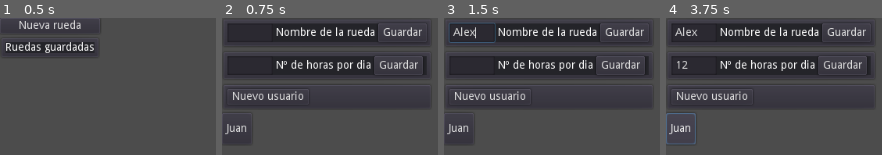
Above: before the commit, frames 1-4 (left to right).
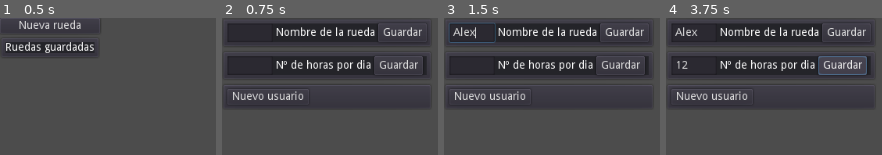
Above: after the commit, the same moments.

Repository: juanantoniogit/Rueda_v1.0
Game: Godot game, scene res://Menu principal/MenuPincipal.tscn
The game is run twice, just before and just after one commit, with the same random seed, the same clock (stepped at 60 frames per second) and the same inputs.
Inputs (mouse positions are in pixels of both pictures, inside the frame that each line leads up to):
- Up to frame 1 (0.5 s): no input
- Up to frame 2 (0.75 s): click "Nueva rueda" at 0.5 s
- Up to frame 3 (1.5 s): click (472, 33) at 1.27 s; type "Alex" at 1.35 s
- Up to frame 4 (3.75 s): click (694, 65) at 1.5 s; type "12" at 1.58 s; click "Guardar" at 2 s; click "Guardar" at 2.75 s; click "Juan" (after the commit: "Guardar") at 3.5 s

Frame 1 is identical in both runs. In frame 2, 0.4% of the frame differs, in the area x 1-13%, y 77-92%; in frame 3, 0.4%; in frame 4, 1.2%, in the area x 0-94%, y 27-92%.
Error after the commit: Invalid operands 'String' and 'int' in operator '/'. (res://Configuracion/Configuracion.gd:26)

Commit message:
Add files via upload

Diff:
--- a/Configuracion/Configuracion.tscn
+++ b/Configuracion/Configuracion.tscn
@@ -2,128 +2,422 @@
 
 [ext_resource path="res://Configuracion/Configuracion.gd" type="Script" id=1]
 
-[node name="Configuracion" type="Control"]
+[node name="Configuracion" type="Control" index="0"]
+
+anchor_left = 0.0
+anchor_top = 0.0
+anchor_right = 0.0
+anchor_bottom = 0.0
 margin_right = 40.0
 margin_bottom = 40.0
+rect_pivot_offset = Vector2( 0, 0 )
+rect_clip_content = false
+mouse_filter = 0
+mouse_default_cursor_shape = 0
+size_flags_horizontal = 1
+size_flags_vertical = 1
 script = ExtResource( 1 )
 
-[node name="VBoxContainer" type="VBoxContainer" parent="."]
+[node name="VBoxContainer" type="VBoxContainer" parent="." index="0"]
+
+anchor_left = 0.0
+anchor_top = 0.0
+anchor_right = 0.0
+anchor_bottom = 0.0
 margin_right = 40.0
 margin_bottom = 40.0
-
-[node name="NombreRueda" type="PanelContainer" parent="VBoxContainer"]
+rect_pivot_offset = Vector2( 0, 0 )
+rect_clip_content = false
+mouse_filter = 1
+mouse_default_cursor_shape = 0
+size_flags_horizontal = 1
+size_flags_vertical = 1
+alignment = 0
+
+[node name="NombreRueda" type="PanelContainer" parent="VBoxContainer" index="0"]
+
+editor/display_folded = true
+anchor_left = 0.0
+anchor_top = 0.0
+anchor_right = 0.0
+anchor_bottom = 0.0
 margin_right = 269.0
 margin_bottom = 38.0
-
-[node name="Panel" type="Panel" parent="VBoxContainer/NombreRueda"]
+rect_pivot_offset = Vector2( 0, 0 )
+rect_clip_content = false
+mouse_filter = 0
+mouse_default_cursor_shape = 0
+size_flags_horizontal = 1
+size_flags_vertical = 1
+
+[node name="Panel" type="Panel" parent="VBoxContainer/NombreRueda" index="0"]
+
+anchor_left = 0.0
+anchor_top = 0.0
+anchor_right = 0.0
+anchor_bottom = 0.0
 margin_left = 7.0
 margin_top = 7.0
 margin_right = 262.0
 margin_bottom = 31.0
-
-[node name="HBoxContainer" type="HBoxContainer" parent="VBoxContainer/NombreRueda"]
+rect_pivot_offset = Vector2( 0, 0 )
+rect_clip_content = false
+mouse_filter = 0
+mouse_default_cursor_shape = 0
+size_flags_horizontal = 1
+size_flags_vertical = 1
+
+[node name="HBoxContainer" type="HBoxContainer" parent="VBoxContainer/NombreRueda" index="1"]
+
+anchor_left = 0.0
+anchor_top = 0.0
+anchor_right = 0.0
+anchor_bottom = 0.0
 margin_left = 7.0
 margin_top = 7.0
 margin_right = 262.0
 margin_bottom = 31.0
-
-[node name="NombreRueda" type="LineEdit" parent="VBoxContainer/NombreRueda/HBoxContainer"]
+rect_pivot_offset = Vector2( 0, 0 )
+rect_clip_content = false
+mouse_filter = 1
+mouse_default_cursor_shape = 0
+size_flags_horizontal = 1
+size_flags_vertical = 1
+alignment = 0
+
+[node name="NombreRueda" type="LineEdit" parent="VBoxContainer/NombreRueda/HBoxContainer" index="0"]
+
+anchor_left = 0.0
+anchor_top = 0.0
+anchor_right = 0.0
+anchor_bottom = 0.0
 margin_right = 58.0
 margin_bottom = 24.0
-
-[node name="Label" type="Label" parent="VBoxContainer/NombreRueda/HBoxContainer"]
+rect_pivot_offset = Vector2( 0, 0 )
+rect_clip_content = false
+focus_mode = 2
+mouse_filter = 0
+mouse_default_cursor_shape = 1
+size_flags_horizontal = 1
+size_flags_vertical = 1
+focus_mode = 2
+context_menu_enabled = true
+placeholder_alpha = 0.6
+caret_blink = false
+caret_blink_speed = 0.65
+caret_position = 0
+
+[node name="Label" type="Label" parent="VBoxContainer/NombreRueda/HBoxContainer" index="1"]
+
+anchor_left = 0.0
+anchor_top = 0.0
+anchor_right = 0.0
+anchor_bottom = 0.0
 margin_left = 62.0
 margin_top = 5.0
 margin_right = 189.0
 margin_bottom = 19.0
+rect_pivot_offset = Vector2( 0, 0 )
+rect_clip_content = false
+mouse_filter = 2
+mouse_default_cursor_shape = 0
+size_flags_horizontal = 1
+size_flags_vertical = 4
 text = "Nombre de la rueda"
-
-[node name="guardar" type="Button" parent="VBoxContainer/NombreRueda/HBoxContainer"]
+percent_visible = 1.0
+lines_skipped = 0
+max_lines_visible = -1
+
+[node name="guardar" type="Button" parent="VBoxContainer/NombreRueda/HBoxContainer" index="2"]
+
+anchor_left = 0.0
+anchor_top = 0.0
+anchor_right = 0.0
+anchor_bottom = 0.0
 margin_left = 193.0
 margin_right = 255.0
 margin_bottom = 24.0
+rect_pivot_offset = Vector2( 0, 0 )
+rect_clip_content = false
+focus_mode = 2
+mouse_filter = 0
+mouse_default_cursor_shape = 0
+size_flags_horizontal = 1
+size_flags_vertical = 1
+toggle_mode = false
+enabled_focus_mode = 2
+shortcut = null
+group = null
 text = "Guardar"
-
-[node name="HorasDia" type="PanelContainer" parent="VBoxContainer"]
+flat = false
+align = 1
+
+[node name="HorasDia" type="PanelContainer" parent="VBoxContainer" index="1"]
+
+anchor_left = 0.0
+anchor_top = 0.0
+anchor_right = 0.0
+anchor_bottom = 0.0
 margin_top = 42.0
 margin_right = 269.0
 margin_bottom = 80.0
-
-[node name="Panel" type="Panel" parent="VBoxContainer/HorasDia"]
+rect_pivot_offset = Vector2( 0, 0 )
+rect_clip_content = false
+mouse_filter = 0
+mouse_default_cursor_shape = 0
+size_flags_horizontal = 1
+size_flags_vertical = 1
+
+[node name="Panel" type="Panel" parent="VBoxContainer/HorasDia" index="0"]
+
+anchor_left = 0.0
+anchor_top = 0.0
+anchor_right = 0.0
+anchor_bottom = 0.0
 margin_left = 7.0
 margin_top = 7.0
 margin_right = 262.0
 margin_bottom = 31.0
-
-[node name="HBoxContainer" type="HBoxContainer" parent="VBoxContainer/HorasDia"]
+rect_pivot_offset = Vector2( 0, 0 )
+rect_clip_content = false
+mouse_filter = 0
+mouse_default_cursor_shape = 0
+size_flags_horizontal = 1
+size_flags_vertical = 1
+
+[node name="HBoxContainer" type="HBoxContainer" parent="VBoxContainer/HorasDia" index="1"]
+
+anchor_left = 0.0
+anchor_top = 0.0
+anchor_right = 0.0
+anchor_bottom = 0.0
 margin_left = 7.0
 margin_top = 7.0
 margin_right = 262.0
 margin_bottom = 31.0
-
-[node name="Nº horasDia" type="LineEdit" parent="VBoxContainer/HorasDia/HBoxContainer"]
+rect_pivot_offset = Vector2( 0, 0 )
+rect_clip_content = false
+mouse_filter = 1
+mouse_default_cursor_shape = 0
+size_flags_horizontal = 1
+size_flags_vertical = 1
+alignment = 0
+
+[node name="Nº horasDia" type="LineEdit" parent="VBoxContainer/HorasDia/HBoxContainer" index="0"]
+
+anchor_left = 0.0
+anchor_top = 0.0
+anchor_right = 0.0
+anchor_bottom = 0.0
 margin_right = 58.0
 margin_bottom = 24.0
-
-[node name="Label" type="Label" parent="VBoxContainer/HorasDia/HBoxContainer"]
+rect_pivot_offset = Vector2( 0, 0 )
+rect_clip_content = false
+focus_mode = 2
+mouse_filter = 0
+mouse_default_cursor_shape = 1
+size_flags_horizontal = 1
+size_flags_vertical = 1
+focus_mode = 2
+context_menu_enabled = true
+placeholder_alpha = 0.6
+caret_blink = false
+caret_blink_speed = 0.65
+caret_position = 0
+
+[node name="Label" type="Label" parent="VBoxContainer/HorasDia/HBoxContainer" index="1"]
+
+anchor_left = 0.0
+anchor_top = 0.0
+anchor_right = 0.0
+anchor_bottom = 0.0
 margin_left = 62.0
 margin_top = 5.0
 margin_right = 184.0
 margin_bottom = 19.0
+rect_pivot_offset = Vector2( 0, 0 )
+rect_clip_content = false
+mouse_filter = 2
+mouse_default_cursor_shape = 0
+size_flags_horizontal = 1
+size_flags_vertical = 4
 text = "Nº de horas por dia"
-
-[node name="Button" type="Button" parent="VBoxContainer/HorasDia/HBoxContainer"]
+percent_visible = 1.0
+lines_skipped = 0
+max_lines_visible = -1
+
+[node name="Button" type="Button" parent="VBoxContainer/HorasDia/HBoxContainer" index="2"]
+
+anchor_left = 0.0
+anchor_top = 0.0
+anchor_right = 0.0
+anchor_bottom = 0.0
 margin_left = 188.0
 margin_right = 250.0
 margin_bottom = 24.0
+rect_pivot_offset = Vector2( 0, 0 )
+rect_clip_content = false
+focus_mode = 2
+mouse_filter = 0
+mouse_default_cursor_shape = 0
+size_flags_horizontal = 1
+size_flags_vertical = 1
+toggle_mode = false
+enabled_focus_mode = 2
+shortcut = null
+group = null
 text = "Guardar"
-
-[node name="NuevoUsuario" type="PanelContainer" parent="VBoxContainer"]
+flat = false
+align = 1
+
+[node name="NuevoUsuario" type="PanelContainer" parent="VBoxContainer" index="2"]
+
+anchor_left = 0.0
+anchor_top = 0.0
+anchor_right = 0.0
+anchor_bottom = 0.0
 margin_top = 84.0
 margin_right = 269.0
 margin_bottom = 118.0
-
-[node name="HBoxContainer2" type="HBoxContainer" parent="VBoxContainer/NuevoUsuario"]
+rect_pivot_offset = Vector2( 0, 0 )
+rect_clip_content = false
+mouse_filter = 0
+mouse_default_cursor_shape = 0
+size_flags_horizontal = 1
+size_flags_vertical = 1
+
+[node name="HBoxContainer2" type="HBoxContainer" parent="VBoxContainer/NuevoUsuario" index="0"]
+
+anchor_left = 0.0
+anchor_top = 0.0
+anchor_right = 0.0
+anchor_bottom = 0.0
 margin_left = 7.0
 margin_top = 7.0
 margin_right = 262.0
 margin_bottom = 27.0
-
-[node name="NuevoUsuario" type="Button" parent="VBoxContainer/NuevoUsuario/HBoxContainer2"]
+rect_pivot_offset = Vector2( 0, 0 )
+rect_clip_content = false
+mouse_filter = 1
+mouse_default_cursor_shape = 0
+size_flags_horizontal = 1
+size_flags_vertical = 1
+alignment = 0
+
+[node name="NuevoUsuario" type="Button" parent="VBoxContainer/NuevoUsuario/HBoxContainer2" index="0"]
+
+anchor_left = 0.0
+anchor_top = 0.0
+anchor_right = 0.0
+anchor_bottom = 0.0
 margin_right = 104.0
 margin_bottom = 20.0
+rect_pivot_offset = Vector2( 0, 0 )
+rect_clip_content = false
+focus_mode = 2
+mouse_filter = 0
+mouse_default_cursor_shape = 0
+size_flags_horizontal = 1
+size_flags_vertical = 1
+toggle_mode = false
+enabled_focus_mode = 2
+shortcut = null
+group = null
 text = "Nuevo usuario"
-
-[node name="nombreUser" type="LineEdit" parent="VBoxContainer/NuevoUsuario/HBoxContainer2"]
+flat = false
+align = 1
+
+[node name="nombreUser" type="LineEdit" parent="VBoxContainer/NuevoUsuario/HBoxContainer2" index="1"]
+
 visible = false
+anchor_left = 0.0
+anchor_top = 0.0
+anchor_right = 0.0
+anchor_bottom = 0.0
 margin_left = 108.0
 margin_right = 166.0
 margin_bottom = 24.0
-
-[node name="ButtonNuevoUser" type="Button" parent="VBoxContainer/NuevoUsuario/HBoxContainer2"]
+rect_pivot_offset = Vector2( 0, 0 )
+rect_clip_content = false
+focus_mode = 2
+mouse_filter = 0
+mouse_default_cursor_shape = 1
+size_flags_horizontal = 1
+size_flags_vertical = 1
+focus_mode = 2
+context_menu_enabled = true
+placeholder_alpha = 0.6
+caret_blink = false
+caret_blink_speed = 0.65
+caret_position = 0
+
+[node name="ButtonNuevoUser" type="Button" parent="VBoxContainer/NuevoUsuario/HBoxContainer2" index="2"]
+
 visible = false
+anchor_left = 0.0
+anchor_top = 0.0
+anchor_right = 0.0
+anchor_bottom = 0.0
 margin_left = 108.0
 margin_right = 170.0
 margin_bottom = 20.0
+rect_pivot_offset = Vector2( 0, 0 )
+rect_clip_content = false
+focus_mode = 2
+mouse_filter = 0
+mouse_default_cursor_shape = 0
+size_flags_horizontal = 1
+size_flags_vertical = 1
+toggle_mode = false
+enabled_focus_mode = 2
+shortcut = null
+group = null
 text = "Guardar"
-
-[node name="Usuarios" type="Control" parent="VBoxContainer"]
-editor/display_folded = true
+flat = false
+align = 1
+
+[node name="Usuarios" type="Control" parent="VBoxContainer" index="3"]
+
+anchor_left = 0.0
+anchor_top = 0.0
+anchor_right = 0.0
+anchor_bottom = 0.0
 margin_top = 122.0
 margin_right = 269.0
 margin_bottom = 122.0
-
-[node name="HBoxContainer" type="HBoxContainer" parent="VBoxContainer/Usuarios"]
+rect_pivot_offset = Vector2( 0, 0 )
+rect_clip_content = false
+mouse_filter = 0
+mouse_default_cursor_shape = 0
+size_flags_horizontal = 1
+size_flags_vertical = 1
+
+[node name="HBoxContainer" type="HBoxContainer" parent="VBoxContainer/Usuarios" index="0"]
+
+anchor_left = 0.0
+anchor_top = 0.0
+anchor_right = 0.0
+anchor_bottom = 0.0
 margin_right = 40.0
 margin_bottom = 40.0
-
-[node name="Button" type="Button" parent="VBoxContainer/Usuarios/HBoxContainer"]
-margin_right = 38.0
-margin_bottom = 40.0
-text = "Juan"
+rect_pivot_offset = Vector2( 0, 0 )
+rect_clip_content = false
+mouse_filter = 1
+mouse_default_cursor_shape = 0
+size_flags_horizontal = 1
+size_flags_vertical = 1
+alignment = 0
+
 [connection signal="text_changed" from="VBoxContainer/NombreRueda/HBoxContainer/NombreRueda" to="." method="_on_NombreRueda_text_changed"]
+
 [connection signal="pressed" from="VBoxContainer/NombreRueda/HBoxContainer/guardar" to="." method="_on_guardar_pressed"]
+
+[connection signal="text_changed" from="VBoxContainer/HorasDia/HBoxContainer/Nº horasDia" to="." method="_on_N_horasDia_text_changed"]
+
 [connection signal="pressed" from="VBoxContainer/HorasDia/HBoxContainer/Button" to="." method="_on_Button_pressed"]
+
 [connection signal="pressed" from="VBoxContainer/NuevoUsuario/HBoxContainer2/NuevoUsuario" to="." method="_on_NuevoUsuario_pressed"]
+
 [connection signal="text_changed" from="VBoxContainer/NuevoUsuario/HBoxContainer2/nombreUser" to="." method="_on_nombreUser_text_changed"]
+
 [connection signal="pressed" from="VBoxContainer/NuevoUsuario/HBoxContainer2/ButtonNuevoUser" to="." method="_on_ButtonNuevoUser_pressed"]
